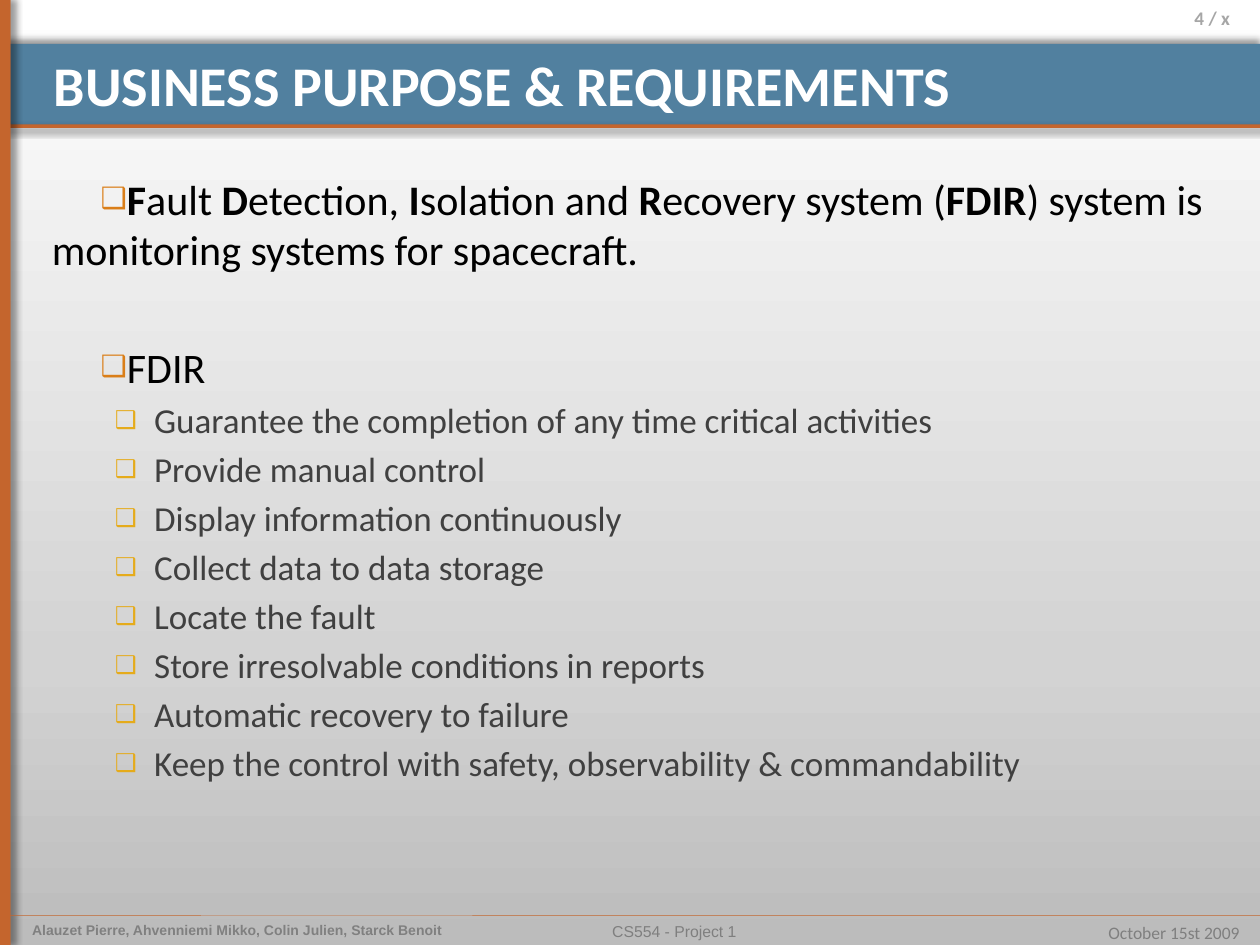
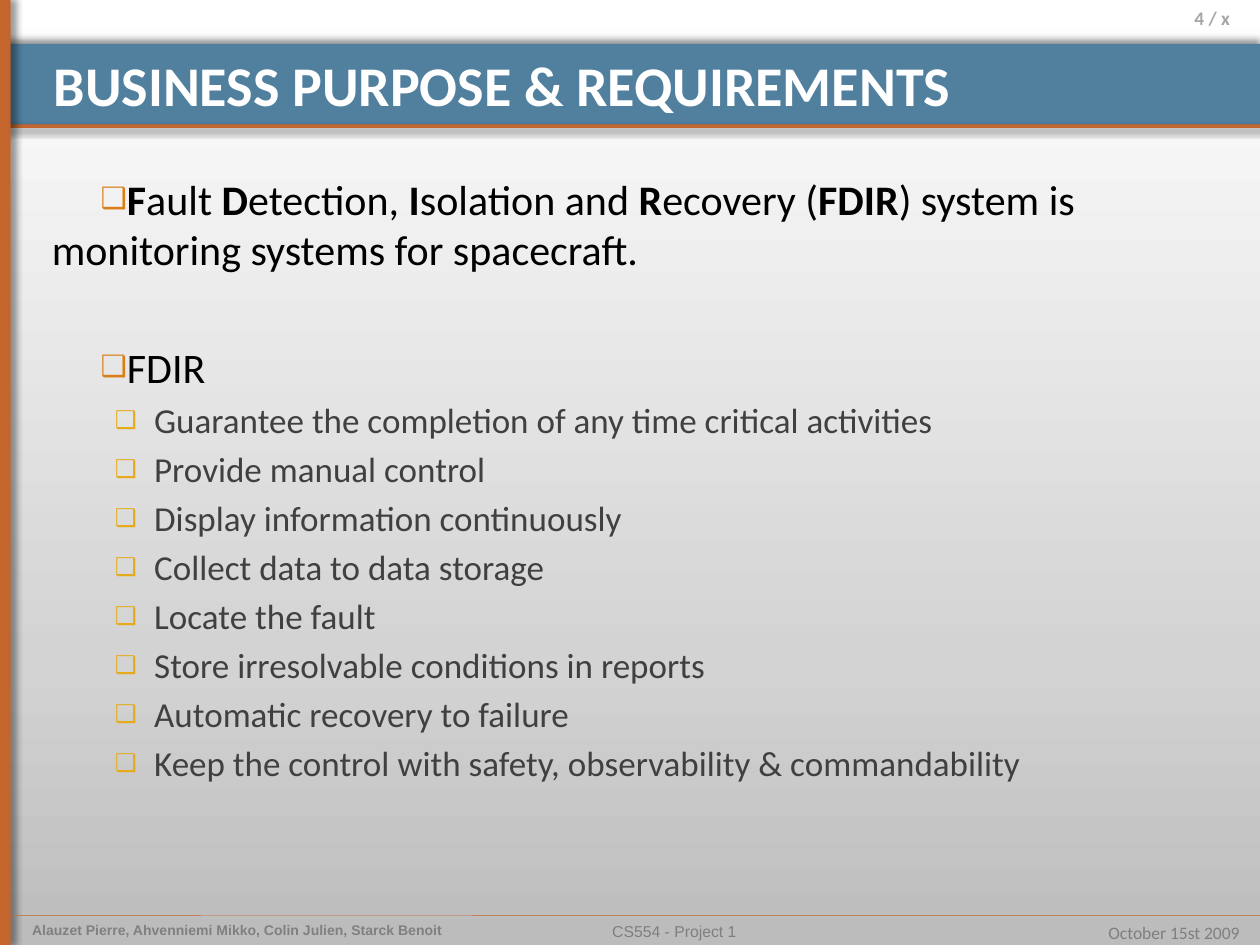
Before and after one commit to pierrealauzet/euroteam, a slide deck: slide 4 of Project 1/Part Final/CS554_EuroTeam_Project1.pptx. Drawn at 1260x945 pixels with LibreOffice and Linux fonts; fonts in the diff are those of the drawing. Boxes give left, top, right and bottom in pixels: in the first picture for what was removed or moved away, otherwise in the second. Text is boxed around its words. In the diff, an @@ line names an element or a change of style, - is before the commit and + after.

```diff
--- a/Project 1/Part Final/CS554_EuroTeam_Project1.pptx
+++ b/Project 1/Part Final/CS554_EuroTeam_Project1.pptx
@@ text at [52,184,1075,273]: text changed @@
-❑ Fault Detection, Isolation and Recovery system (FDIR) system is monitoring systems for spacecraft.
+❑ Fault Detection, Isolation and Recovery (FDIR) system is monitoring systems for spacecraft.
```
Also in this commit, not shown: 2 other slides changed.
